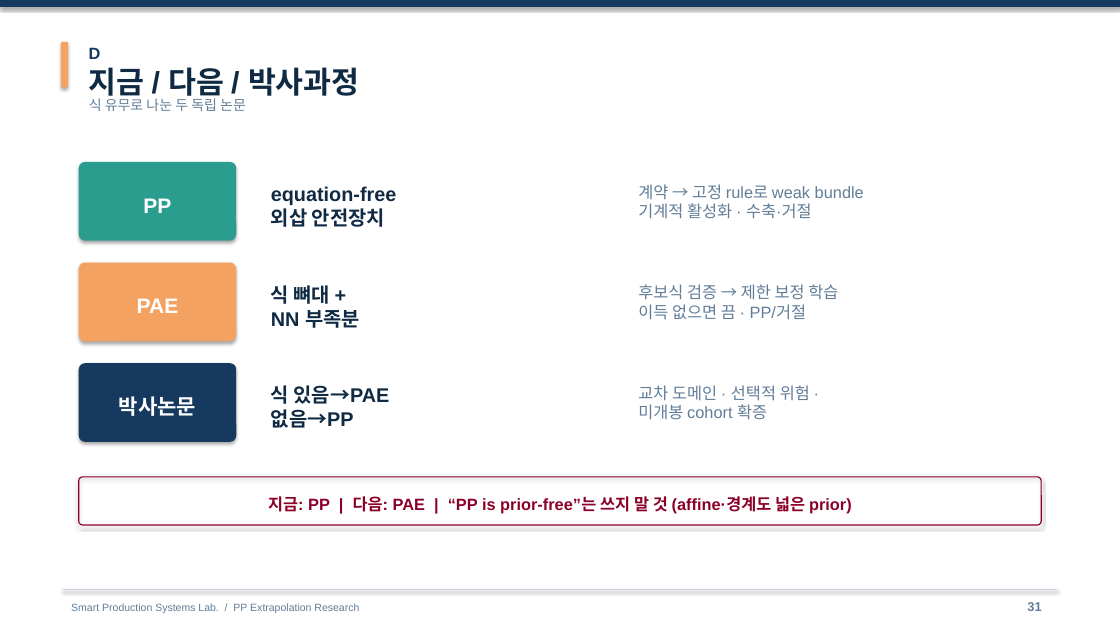
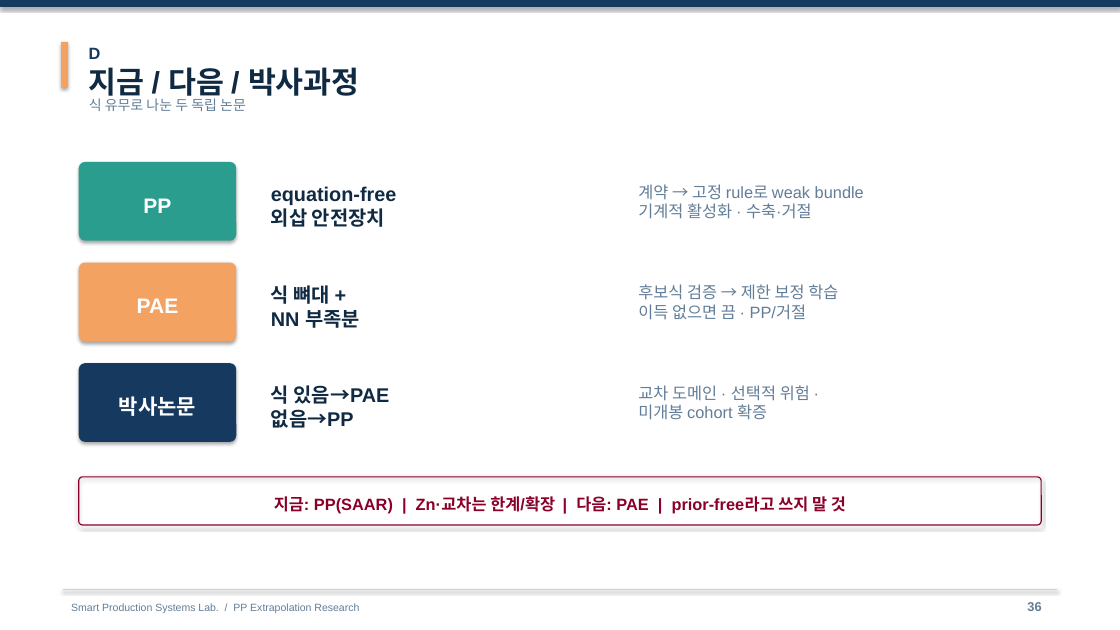
Before and after one commit to amumujs-create/pp-extrapolation, a slide deck: slide 36 of slides/pp_research/PP_Research_Detailed_v2.pptx (slide 31 before the commit). Drawn at 1120x630 pixels with LibreOffice and Linux fonts; fonts in the diff are those of the drawing. Boxes give left, top, right and bottom in pixels: in the first picture for what was removed or moved away, otherwise in the second. Text is boxed around its words. In the diff, an @@ line names an element or a change of style, - is before the commit and + after.

```diff
--- a/slides/pp_research/PP_Research_Detailed_v2.pptx
+++ b/slides/pp_research/PP_Research_Detailed_v2.pptx
@@ text at (x1=274, y1=496, x2=846, y2=514): text changed @@
-지금: PP | 다음: PAE | “PP is prior-free”는 쓰지 말 것 (affine·경계도 넓은 prior)
+지금: PP(SAAR) | Zn·교차는 한계/확장 | 다음: PAE | prior-free라고 쓰지 말 것
@@ text at (x1=1027, y1=602, x2=1041, y2=611): text changed @@
-31
+36
```
Also in this commit, not shown: 45 other slides changed, 5 slides added, 2 other files.
